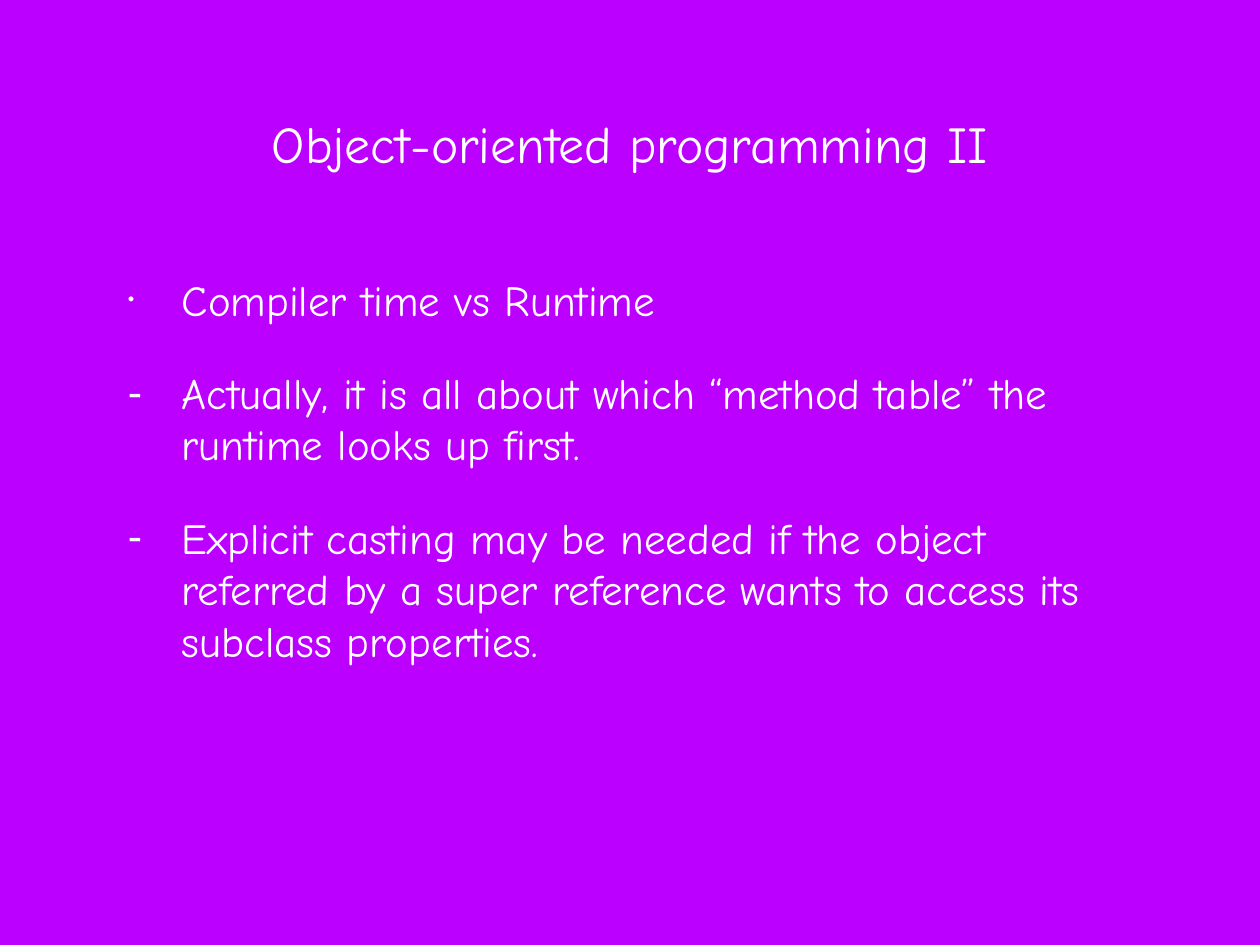
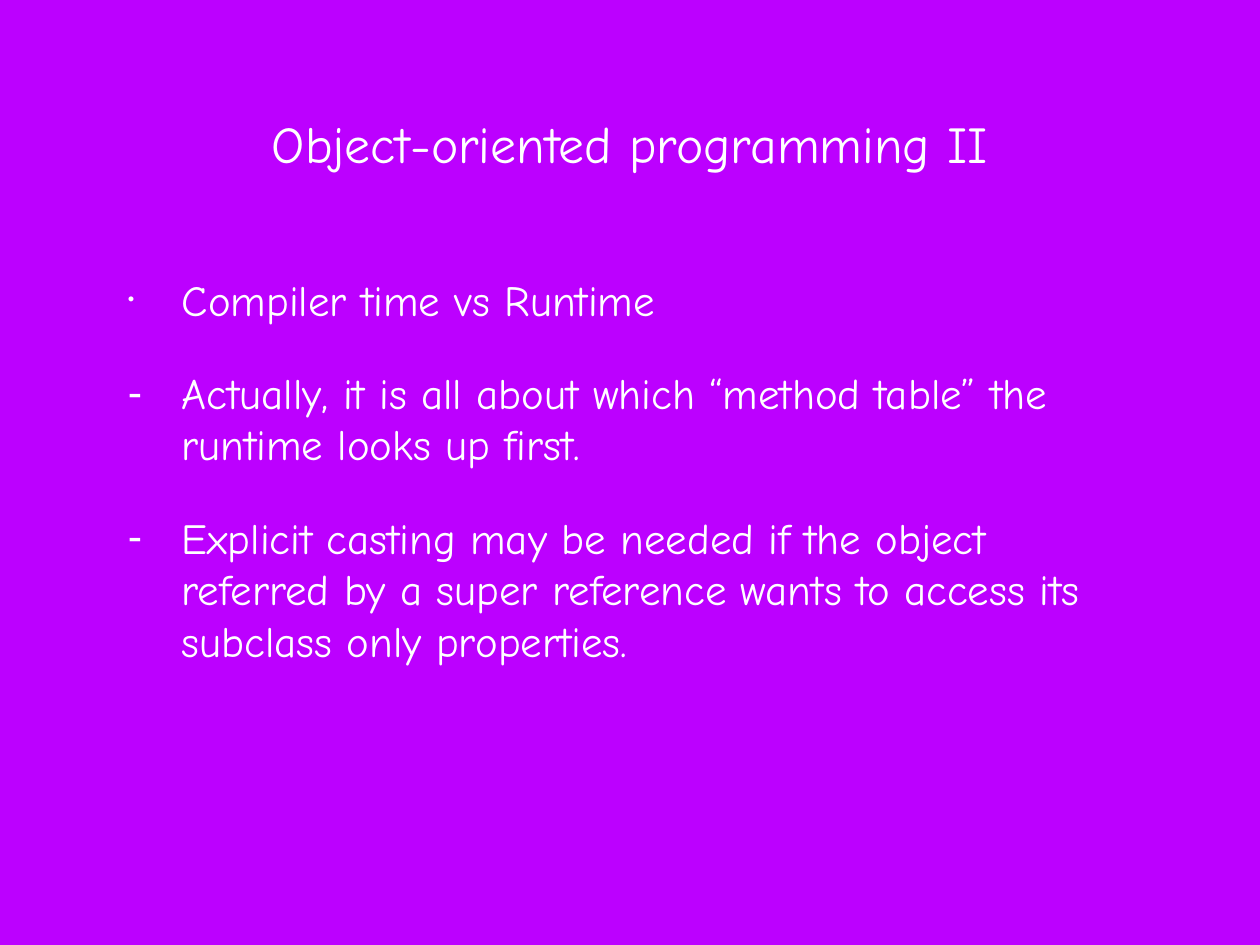
Before and after one commit to difficultcho/AP-A-2018.01.27--, a slide deck: slide 161 of AP计算机A-2018.01.27-张淼.pptx (slide 160 before the commit). Drawn at 1260x945 pixels with LibreOffice and Linux fonts; fonts in the diff are those of the drawing; background and template pictures are left out. Boxes give left, top, right and bottom in pixels: in the first picture for what was removed or moved away, otherwise in the second. Text is boxed around its words. In the diff, an @@ line names an element or a change of style, - is before the commit and + after.

```diff
--- a/AP计算机A-2018.01.27-张淼.pptx
+++ b/AP计算机A-2018.01.27-张淼.pptx
@@ text at [182, 524, 1079, 666]: text changed @@
-– Explicit casting may be needed if the object referred by a super reference wants to access its subclass properties.
+– Explicit casting may be needed if the object referred by a super reference wants to access its subclass only properties.
```
Also in this commit, not shown: 25 other slides changed, 1 slide added.
